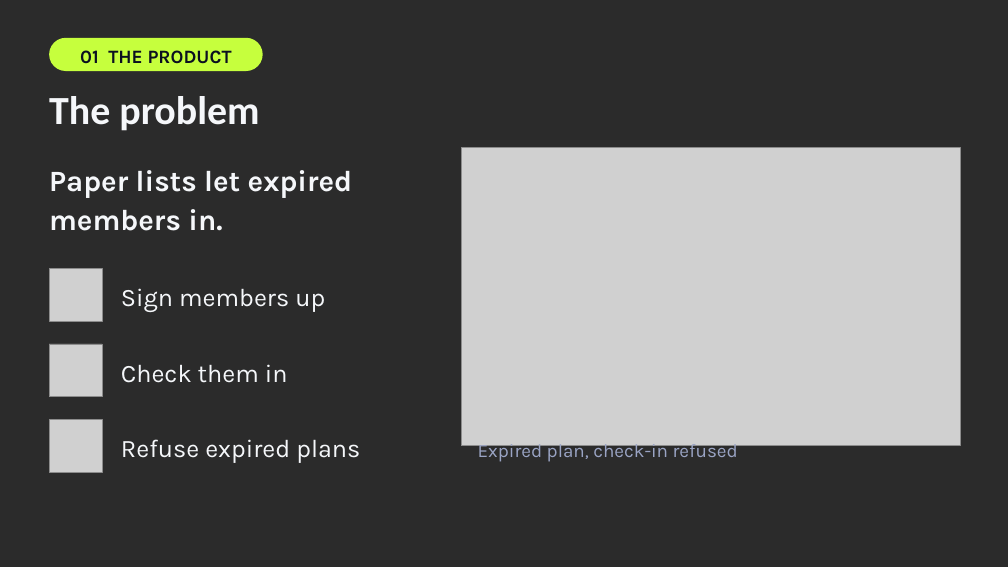
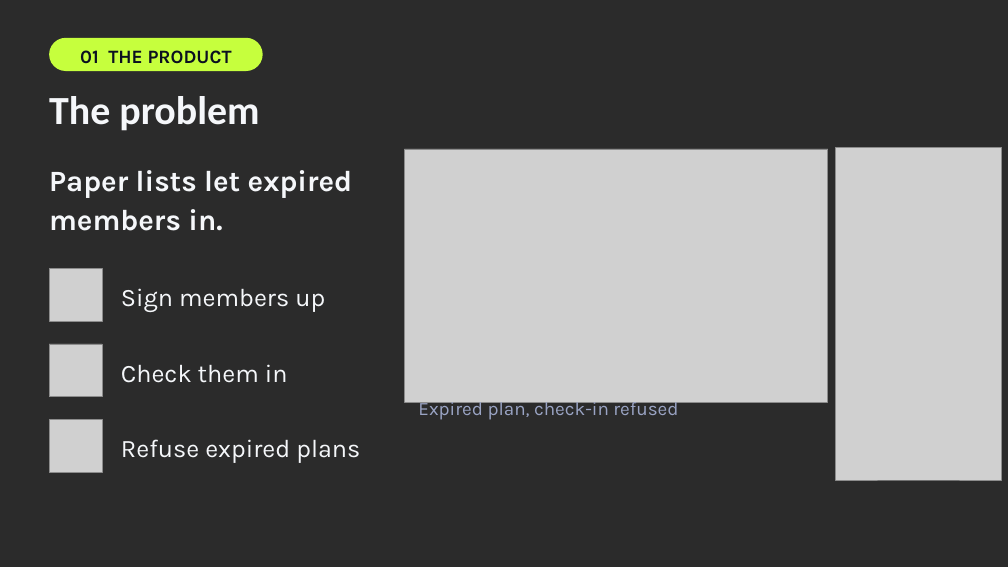
Before and after one commit to brixdorf/ironpass-devops-capstone, a slide deck: slide 2 of IronPass-Presentation.pptx. Drawn at 1008x567 pixels with LibreOffice and Linux fonts; fonts in the diff are those of the drawing; grey boxes stand for pictures; background and template pictures are left out; a plain dark background stands for a picture behind light text. Boxes give left, top, right and bottom in pixels: in the first picture for what was removed or moved away, otherwise in the second. Text is boxed around its words. In the diff, an @@ line names an element or a change of style, - is before the commit and + after.

```diff
--- a/IronPass-Presentation.pptx
+++ b/IronPass-Presentation.pptx
@@ picture: place and size @@
-picture at bbox=[461, 147, 960, 445]
+picture at bbox=[405, 149, 828, 402]
@@ picture added at bbox=[836, 147, 1002, 480] @@
@@ text "Expired plan, check-in refused": place and size @@
-text "Expired plan, check-in refused" at bbox=[478, 440, 738, 462]
+text "Expired plan, check-in refused" at bbox=[418, 398, 678, 420]
```
Also in this commit, not shown: 6 other slides changed, 4 other files.
